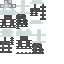
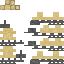
Comparing the layer stacks of the two w=64, h=64 images. Changes:
removed layer "dist_output_overlay" over box(0, 0, 16, 8)
added layer "dist_overlay" above "conduit_overlay" over box(0, 0, 20, 10)
hid "shaft_steel", painted on it over box(0, 0, 64, 59)
showed "shaft_wood", painted on it over box(0, 0, 64, 59)
moved "heads" above "raw", painted on it over box(0, 4, 64, 64)
